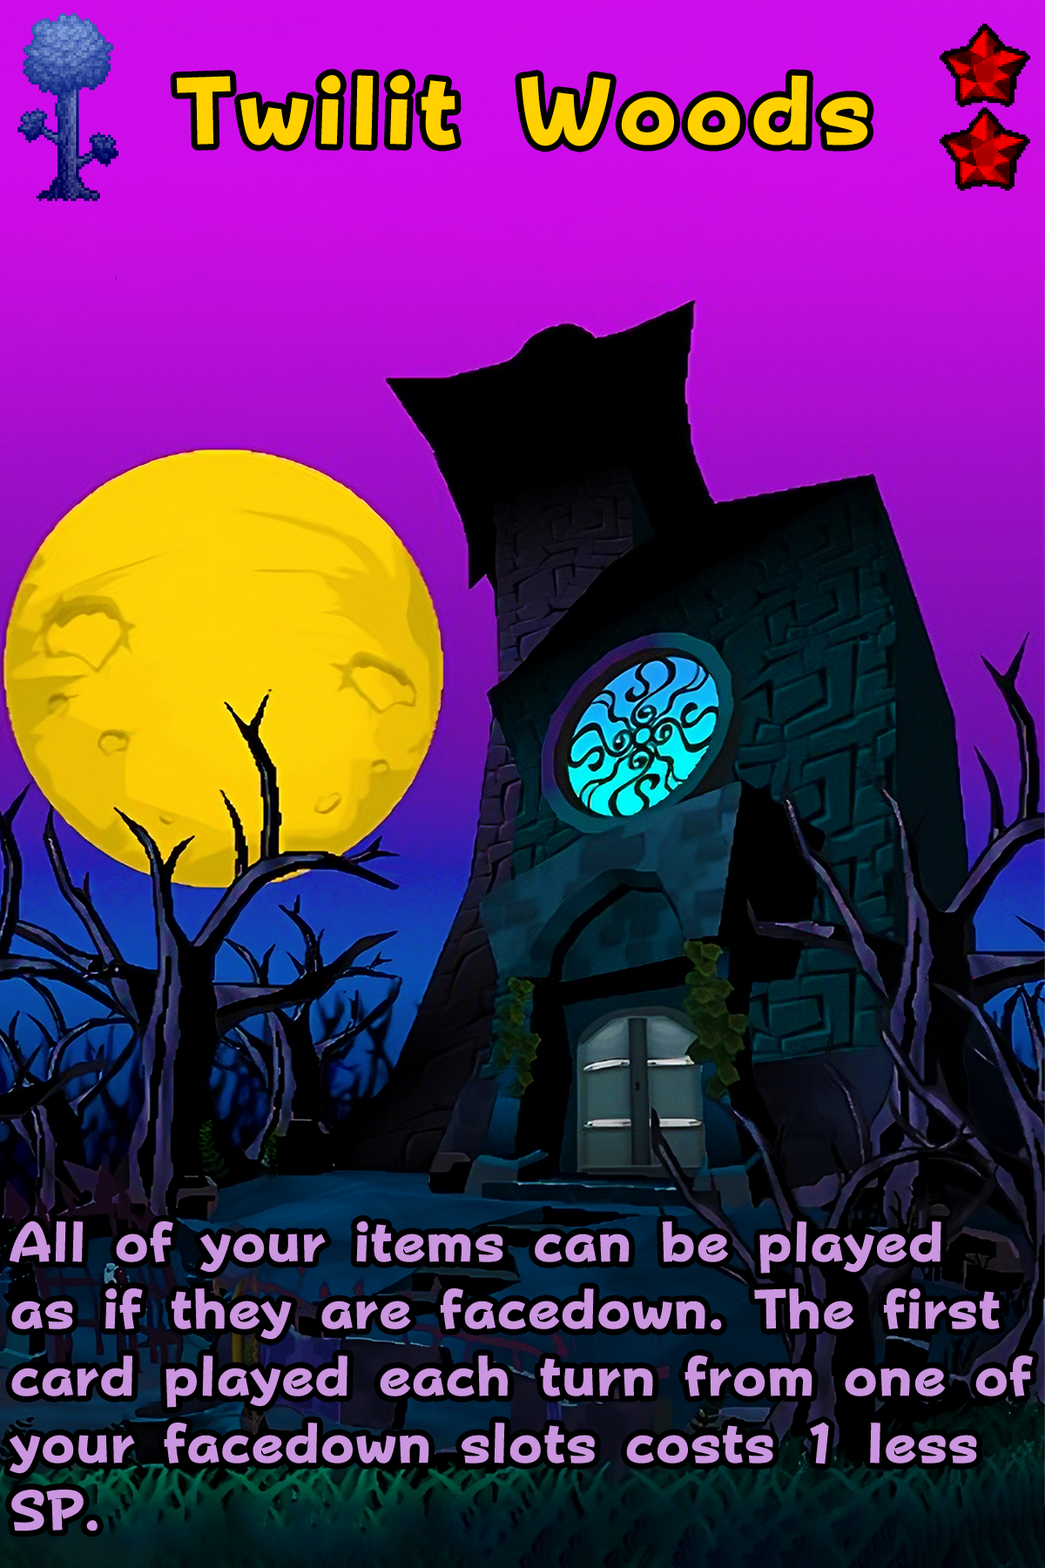
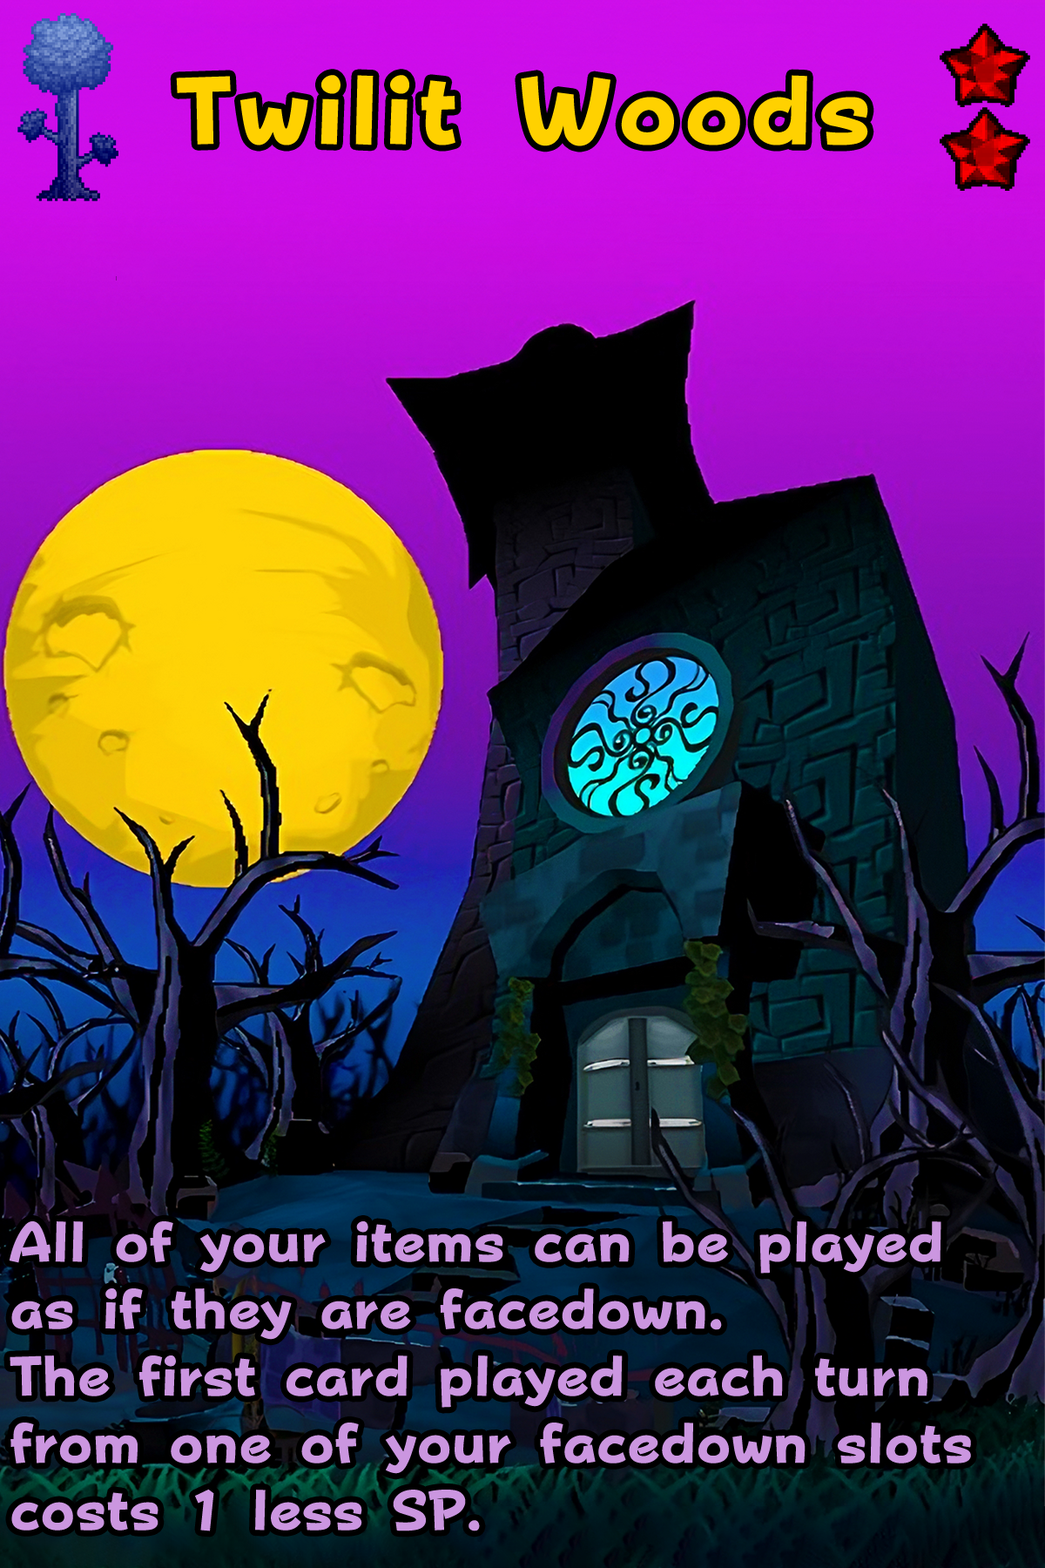
Layer changes from the first w=1045, h=1568 image to the second:
painted on "Ability" over [8, 1288, 1034, 1532]